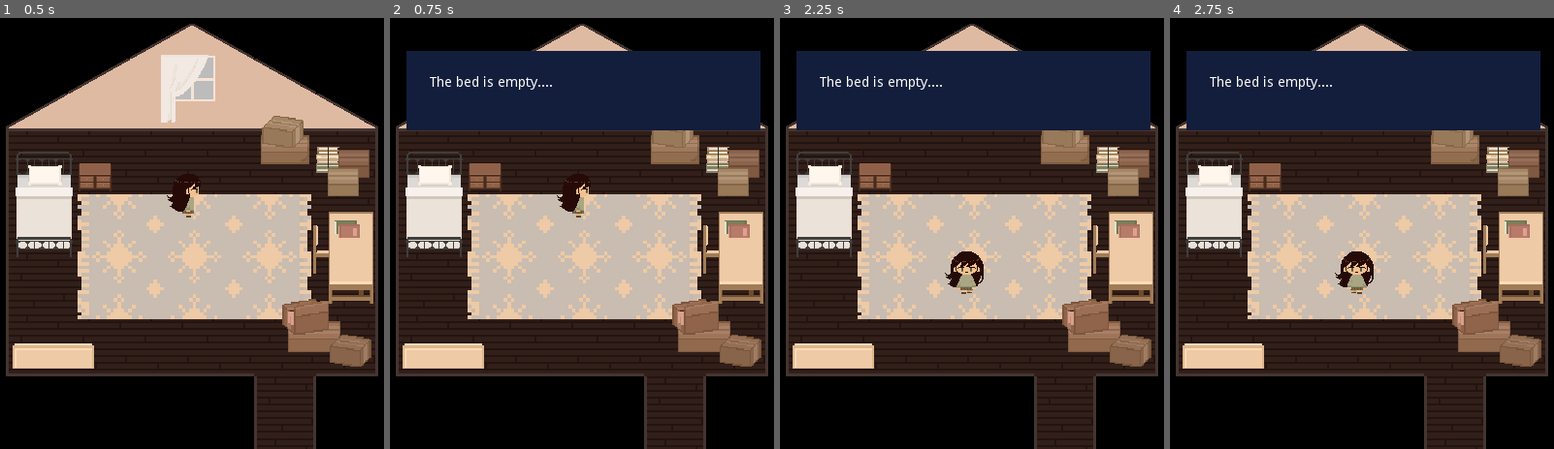
Above: before the commit, frames 1-4 (left to right).
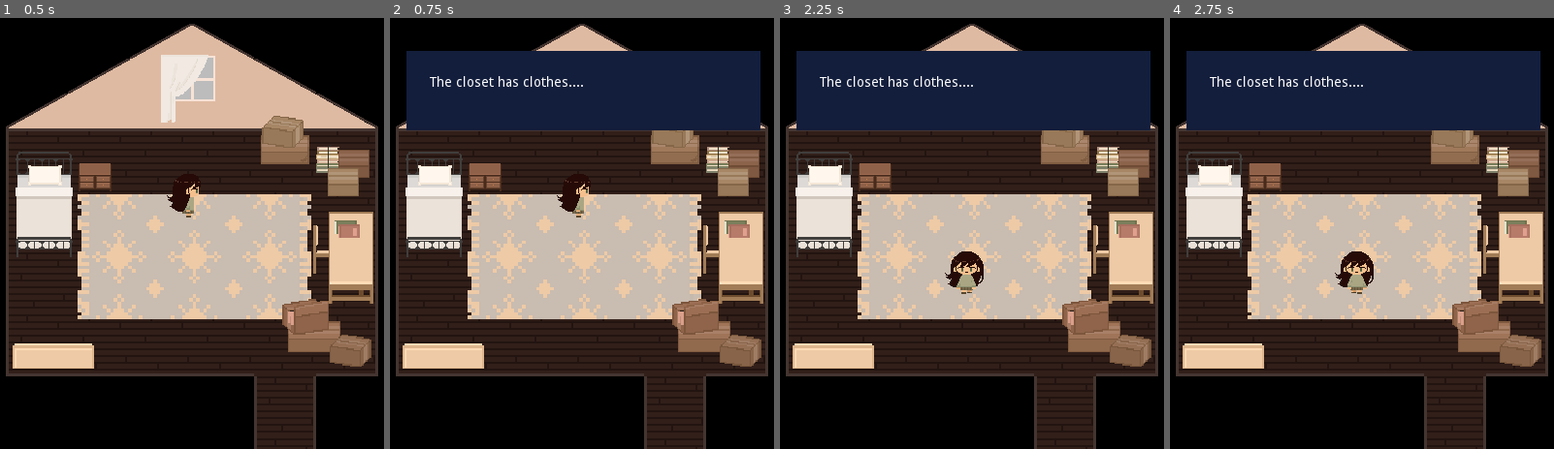
Above: after the commit, the same moments.

Repository: yashdhanore/Project_Attic_1.0
Game: Godot game, scene res://Stage1.tscn
The game is run twice, just before and just after one commit, with the same random seed, the same clock (stepped at 60 frames per second) and the same inputs.
Inputs:
- Up to frame 1 (0.5 s): no input
- Up to frame 2 (0.75 s): tap Enter at 0.5 s; hold Right (ui_right) from 0.53 s (still down); hold E (action) from 0.53 s (still down)
- Up to frame 3 (2.25 s): tap Space at 1.25 s; release Right (ui_right) at 1.28 s; release E (action) at 1.28 s; hold Down (ui_down) 1.28-2.03 s; tap E (action) at 1.35 s; hold Right (ui_right) from 2.03 s (still down); hold E (action) from 2.03 s (still down)
- Up to frame 4 (2.75 s): keep holding Right (ui_right); keep holding E (action)

Frame 1 is identical in both runs. In frame 2, 0.4% of the frame differs, in the area x 17-51%, y 13-17%; in frame 3, 0.4%; in frame 4, 0.4%.

Commit message:
dialogue box push again

Diff:
--- a/Stage1.tscn
+++ b/Stage1.tscn
@@ -304,7 +304,7 @@
 
 [node name="DialoguePlayer" type="CanvasLayer" parent="furniture for attic/bed/StaticBody2D"]
 script = ExtResource( 39 )
-dialogue_file = "res://assets/Dialogue box/jsons/bed.json"
+dialogue_file = "res://assets/Dialogue box/jsons/bed/bed.json"
 
 [node name="NinePatchRect" type="NinePatchRect" parent="furniture for attic/bed/StaticBody2D/DialoguePlayer"]
 visible = false
@@ -359,29 +359,6 @@
 "_edit_use_anchors_": false
 }
 
-[node name="dresser" type="Sprite" parent="furniture for attic"]
-modulate = Color( 0.941176, 0.796078, 0.796078, 1 )
-position = Vector2( 38.4521, 133.268 )
-texture = ExtResource( 30 )
-
-[node name="StaticBody2D" type="StaticBody2D" parent="furniture for attic/dresser"]
-position = Vector2( 34.5, -29.5 )
-script = ExtResource( 10 )
-
-[node name="CollisionPolygon2D" type="CollisionPolygon2D" parent="furniture for attic/dresser/StaticBody2D"]
-polygon = PoolVector2Array( 10.2979, 11.232, 16.2979, 11.482, 16.2979, -14.018, -16.2021, -13.268, -15.7021, 15.732, 17.0479, 15.482, 16.2979, 11.232 )
-
-[node name="Label" type="Label" parent="furniture for attic/dresser/StaticBody2D"]
-visible = false
-margin_left = -18.7089
-margin_top = -29.3997
-margin_right = 106.291
-margin_bottom = -15.3997
-text = "*Press E to Interact"
-__meta__ = {
-"_edit_use_anchors_": false
-}
-
 [node name="closet top" type="Sprite" parent="furniture for attic"]
 position = Vector2( 112.839, 339.96 )
 rotation = 1.5708
@@ -392,6 +369,45 @@
 position = Vector2( -29.2234, 45.8919 )
 script = ExtResource( 11 )
 
+[node name="DialoguePlayer" type="CanvasLayer" parent="furniture for attic/closet top/StaticBody2D"]
+script = ExtResource( 39 )
+dialogue_file = "res://assets/Dialogue box/jsons/closet/closet top.json"
+
+[node name="NinePatchRect" type="NinePatchRect" parent="furniture for attic/closet top/StaticBody2D/DialoguePlayer"]
+visible = false
+margin_left = 203.0
+margin_top = 39.0
+margin_right = 568.0
+margin_bottom = 121.0
+texture = ExtResource( 38 )
+__meta__ = {
+"_edit_use_anchors_": false
+}
+
+[node name="Name" type="RichTextLabel" parent="furniture for attic/closet top/StaticBody2D/DialoguePlayer/NinePatchRect"]
+margin_left = 5.55591
+margin_top = 4.9685
+margin_right = 56.5559
+margin_bottom = 23.9685
+text = "Name"
+__meta__ = {
+"_edit_use_anchors_": false
+}
+
+[node name="Message" type="RichTextLabel" parent="furniture for attic/closet top/StaticBody2D/DialoguePlayer/NinePatchRect"]
+margin_left = 24.0
+margin_top = 26.3811
+margin_right = 348.0
+margin_bottom = 78.3811
+text = "Message"
+__meta__ = {
+"_edit_use_anchors_": false
+}
+
+[node name="Timer" type="Timer" parent="furniture for attic/closet top/StaticBody2D/DialoguePlayer"]
+wait_time = 0.4
+one_shot = true
+
 [node name="CollisionPolygon2D" type="CollisionPolygon2D" parent="furniture for attic/closet top/StaticBody2D"]
 polygon = PoolVector2Array( 0.0810394, -10.6349, 6.09761, -23.4244, -9.54562, -23.2739, -9.20161, 20.6618, 6.26968, 20.8123, 5.9257, -23.1235 )
 
@@ -409,6 +425,29 @@
 "_edit_use_anchors_": false
 }
 
+[node name="dresser" type="Sprite" parent="furniture for attic"]
+modulate = Color( 0.941176, 0.796078, 0.796078, 1 )
+position = Vector2( 38.4521, 133.268 )
+texture = ExtResource( 30 )
+
+[node name="StaticBody2D" type="StaticBody2D" parent="furniture for attic/dresser"]
+position = Vector2( 34.5, -29.5 )
+script = ExtResource( 10 )
+
+[node name="CollisionPolygon2D" type="CollisionPolygon2D" parent="furniture for attic/dresser/StaticBody2D"]
+polygon = PoolVector2Array( 10.2979, 11.232, 16.2979, 11.482, 16.2979, -14.018, -16.2021, -13.268, -15.7021, 15.732, 17.0479, 15.482, 16.2979, 11.232 )
+
+[node name="Label" type="Label" parent="furniture for attic/dresser/StaticBody2D"]
+visible = false
+margin_left = -18.7089
+margin_top = -29.3997
+margin_right = 106.291
+margin_bottom = -15.3997
+text = "*Press E to Interact"
+__meta__ = {
+"_edit_use_anchors_": false
+}
+
 [node name="mat" type="Sprite" parent="furniture for attic"]
 position = Vector2( -7.3773, 154.994 )
 scale = Vector2( 3.69391, 3.69391 )
@@ -455,6 +494,45 @@
 [node name="StaticBody2D" type="StaticBody2D" parent="furniture for attic/study table"]
 position = Vector2( -57.4544, -4.88506 )
 script = ExtResource( 13 )
+
+[node name="DialoguePlayer" type="CanvasLayer" parent="furniture for attic/study table/StaticBody2D"]
+script = ExtResource( 39 )
+dialogue_file = "res://assets/Dialogue box/jsons/desk.json"
+
+[node name="NinePatchRect" type="NinePatchRect" parent="furniture for attic/study table/StaticBody2D/DialoguePlayer"]
+visible = false
+margin_left = 203.0
+margin_top = 39.0
+margin_right = 568.0
+margin_bottom = 121.0
+texture = ExtResource( 38 )
+__meta__ = {
+"_edit_use_anchors_": false
+}
+
+[node name="Name" type="RichTextLabel" parent="furniture for attic/study table/StaticBody2D/DialoguePlayer/NinePatchRect"]
+margin_left = 5.55591
+margin_top = 4.9685
+margin_right = 56.5559
+margin_bottom = 23.9685
+text = "Name"
+__meta__ = {
+"_edit_use_anchors_": false
+}
+
+[node name="Message" type="RichTextLabel" parent="furniture for attic/study table/StaticBody2D/DialoguePlayer/NinePatchRect"]
+margin_left = 24.0
+margin_top = 26.3811
+margin_right = 348.0
+margin_bottom = 78.3811
+text = "Message"
+__meta__ = {
+"_edit_use_anchors_": false
+}
+
+[node name="Timer" type="Timer" parent="furniture for attic/study table/StaticBody2D/DialoguePlayer"]
+wait_time = 0.4
+one_shot = true
 
 [node name="CollisionShape2D" type="CollisionShape2D" parent="furniture for attic/study table/StaticBody2D"]
 position = Vector2( 0, 4.18719 )
@@ -671,3 +749,5 @@
 [node name="CollisionShape2D" type="CollisionShape2D" parent="."]
 
 [connection signal="timeout" from="furniture for attic/bed/StaticBody2D/DialoguePlayer/Timer" to="furniture for attic/bed/StaticBody2D/DialoguePlayer" method="_on_Timer_timeout"]
+[connection signal="timeout" from="furniture for attic/closet top/StaticBody2D/DialoguePlayer/Timer" to="furniture for attic/closet top/StaticBody2D/DialoguePlayer" method="_on_Timer_timeout"]
+[connection signal="timeout" from="furniture for attic/study table/StaticBody2D/DialoguePlayer/Timer" to="furniture for attic/study table/StaticBody2D/DialoguePlayer" method="_on_Timer_timeout"]
--- /dev/null
+++ b/assets/Dialogue box/jsons/closet/closet top.json
@@ -0,0 +1,3 @@
+[
+  {"name": "", "text": "The closet has clothes...."}
+]
--- /dev/null
+++ b/assets/Dialogue box/jsons/desk/desk.json
@@ -0,0 +1,3 @@
+[
+  {"name": "", "text": "The desk is full of books"}
+]
--- a/closetTop.gd
+++ b/closetTop.gd
@@ -3,9 +3,15 @@
 func onEnter():
 	$Label.show()
 
-func onInput(event: InputEvent):
-	if event.is_action_pressed("action"):
-		print("Hello")        #insert dialogue box here
+func _input(event):
+	if event.is_action_pressed("game_usage"):
+		find_and_use_dialogue()
+
+func find_and_use_dialogue():
+	var dialogue_player = get_node_or_null("DialoguePlayer")
+
+	if dialogue_player:
+		dialogue_player.play()
 
 func onExit():
 	$Label.hide()
Renamed: assets/Dialogue box/jsons/bed.json -> assets/Dialogue box/jsons/bed/bed.json
